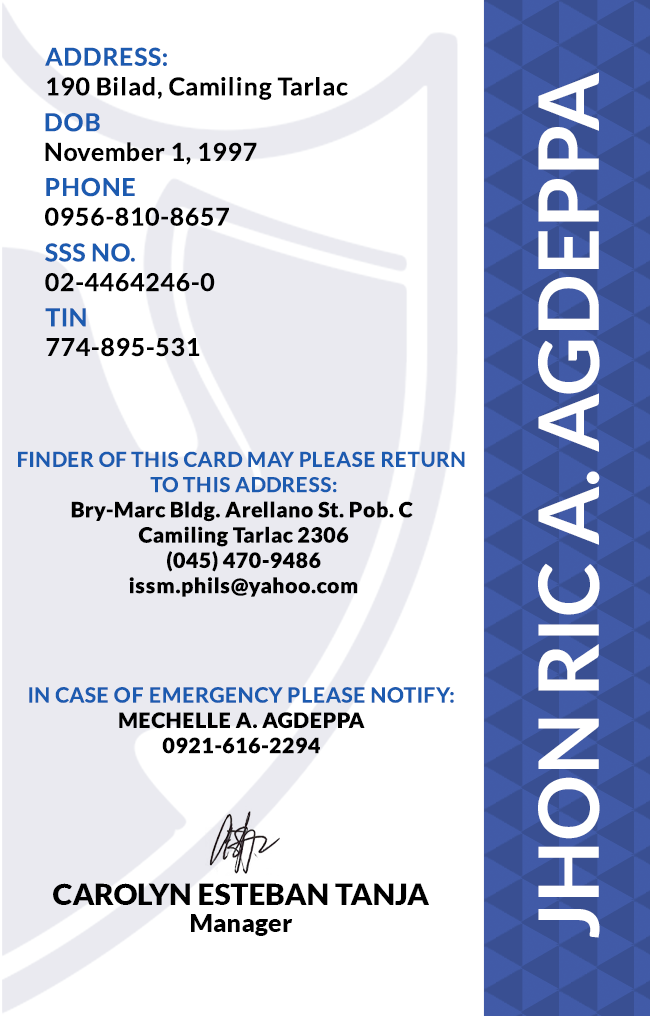
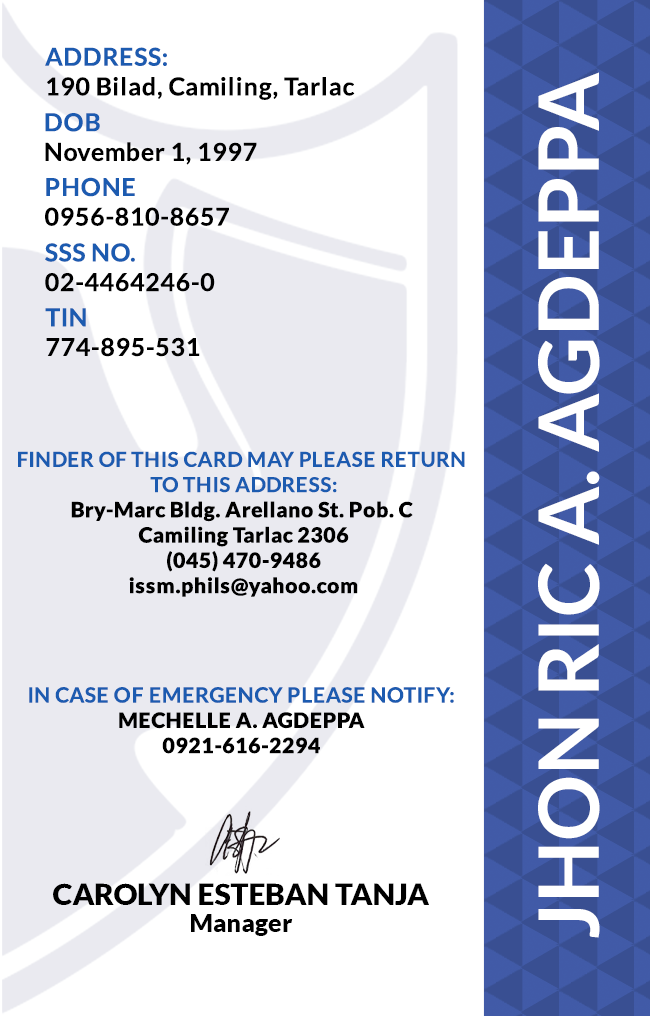
Revision of a layered 650px x 1016px image; what changed, layer by layer:
renamed "ADDRESS: 190 Bilad, Camiling Tarlac" to "ADDRESS: 190 Bilad, Camiling, Tarlac", painted on it over (273, 77, 355, 99)
